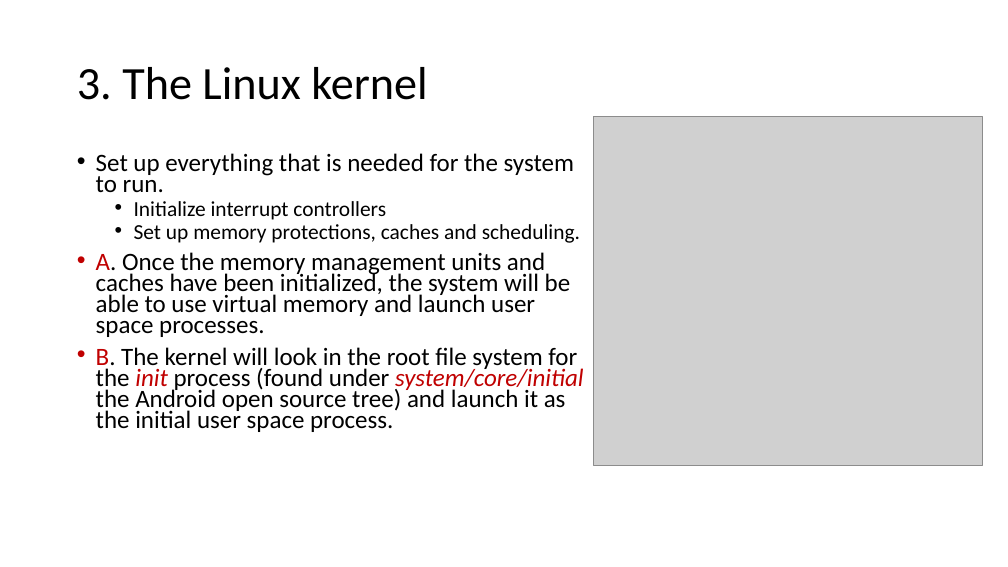
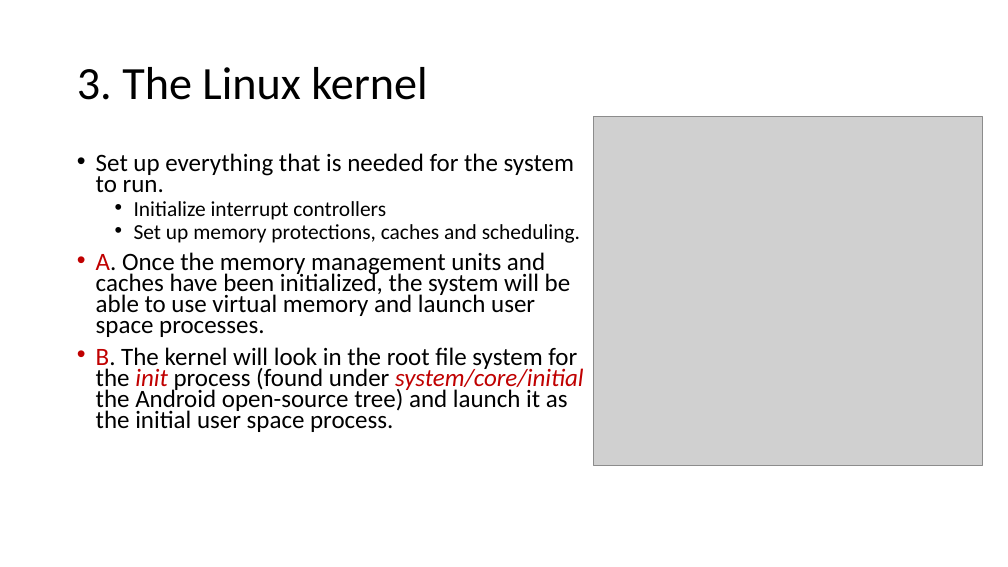
Before and after one commit to frankwxu/digital-forensics-lab, a slide deck: slide 26 of Andriod10/0_Intro_Pixel3_Andriod10.pptx (slide 25 before the commit). Drawn at 1008x567 pixels with LibreOffice and Linux fonts; fonts in the diff are those of the drawing; grey boxes stand for pictures; background and template pictures are left out. Boxes give left, top, right and bottom in pixels: in the first picture for what was removed or moved away, otherwise in the second. Text is boxed around its words. In the diff, an @@ line names an element or a change of style, - is before the commit and + after.

```diff
--- a/Andriod10/0_Intro_Pixel3_Andriod10.pptx
+++ b/Andriod10/0_Intro_Pixel3_Andriod10.pptx
@@ text at <box>96,347,584,432</box>: text changed @@
-• B. The kernel will look in the root file system for the init process (found under system/core/initial the Android open source tree) and launch it as the initial user space process.
+• B. The kernel will look in the root file system for the init process (found under system/core/initial the Android open-source tree) and launch it as the initial user space process.
```
Also in this commit, not shown: 11 other slides changed, 1 slide added, 3 other files.
